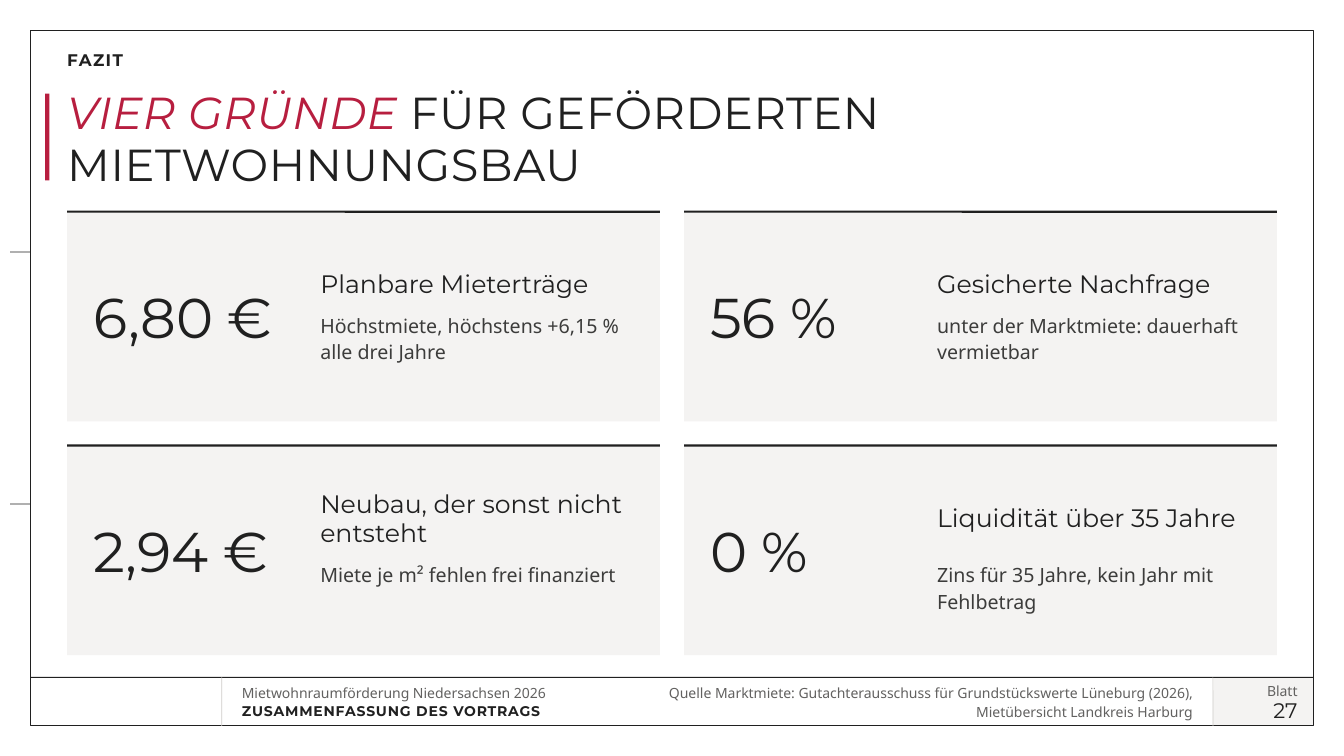
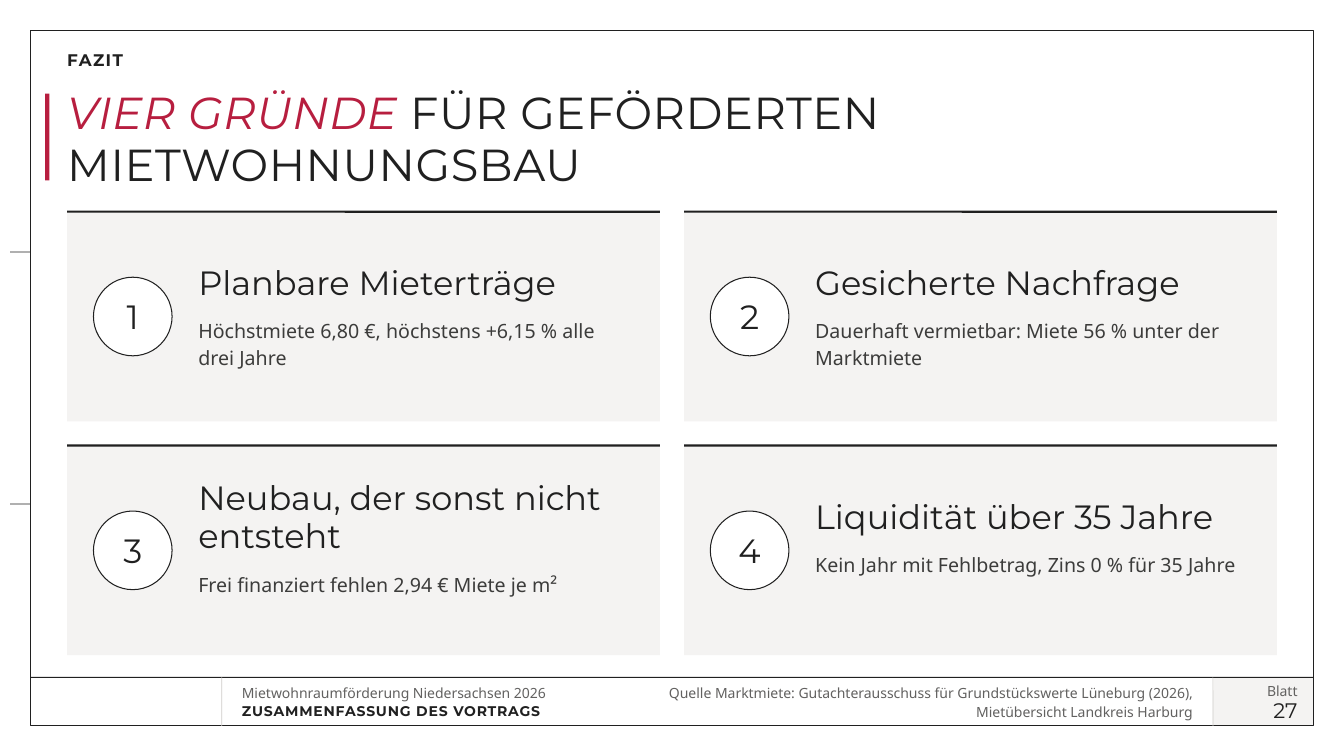
Before and after one commit to vgedaschko/NBank, a slide deck: slide 27 of praesentation/dist/PGN-Mietwohnraumfoerderung-Niedersachsen-2026-Vortrag.pptx. Drawn at 1344x756 pixels with LibreOffice and Linux fonts; fonts in the diff are those of the drawing; background and template pictures are left out. Boxes give left, top, right and bottom in pixels: in the first picture for what was removed or moved away, otherwise in the second. Text is boxed around its words. In the diff, an @@ line names an element or a change of style, - is before the commit and + after.

```diff
--- a/praesentation/dist/PGN-Mietwohnraumfoerderung-Niedersachsen-2026-Vortrag.pptx
+++ b/praesentation/dist/PGN-Mietwohnraumfoerderung-Niedersachsen-2026-Vortrag.pptx
@@ text "Planbare Mieterträge": place and size @@
-text "Planbare Mieterträge" at bbox=[320, 274, 588, 298]
+text "Planbare Mieterträge" at bbox=[198, 270, 556, 302]
@@ text "Gesicherte Nachfrage": place and size @@
-text "Gesicherte Nachfrage" at bbox=[937, 274, 1210, 298]
+text "Gesicherte Nachfrage" at bbox=[815, 270, 1180, 302]
@@ text removed at bbox=[93, 298, 213, 346] @@
-6,80 €
@@ ellipse added at bbox=[94, 277, 172, 356], fill #FFFFFF, outline #202020 0.75 pt, 24 pt, text #202020 @@
+1
@@ text removed at bbox=[710, 298, 776, 339] @@
-56 %
@@ ellipse added at bbox=[711, 277, 789, 356], fill #FFFFFF, outline #202020 0.75 pt, 24 pt, text #202020 @@
+2
@@ text at bbox=[198, 323, 594, 369]: text changed @@
-Höchstmiete, höchstens +6,15 % alle drei Jahre
+Höchstmiete 6,80 €, höchstens +6,15 % alle drei Jahre
@@ text at bbox=[815, 323, 1219, 365]: text changed @@
-unter der Marktmiete: dauerhaft vermietbar
+Dauerhaft vermietbar: Miete 56 % unter der Marktmiete
@@ text "Neubau, der sonst nicht entsteht": place and size @@
-text "Neubau, der sonst nicht entsteht" at bbox=[320, 494, 622, 542]
+text "Neubau, der sonst nicht entsteht" at bbox=[198, 485, 601, 548]
@@ size 18 to 24 pt in 4 elements at bbox=[198, 485, 601, 548], bbox=[198, 270, 556, 302], bbox=[815, 270, 1180, 302], bbox=[815, 504, 1214, 536] @@
@@ text "Liquidität über 35 Jahre": place and size @@
-text "Liquidität über 35 Jahre" at bbox=[937, 508, 1236, 532]
+text "Liquidität über 35 Jahre" at bbox=[815, 504, 1214, 536]
@@ text removed at bbox=[93, 532, 208, 580] @@
-2,94 €
@@ ellipse added at bbox=[94, 511, 172, 590], fill #FFFFFF, outline #202020 0.75 pt, 24 pt, text #202020 @@
+3
@@ text removed at bbox=[710, 532, 747, 573] @@
-0 %
@@ ellipse added at bbox=[711, 511, 789, 590], fill #FFFFFF, outline #202020 0.75 pt, 24 pt, text #202020 @@
+4
@@ text at bbox=[815, 557, 1235, 577]: text changed @@
-Zins für 35 Jahre, kein Jahr mit Fehlbetrag
+Kein Jahr mit Fehlbetrag, Zins 0 % für 35 Jahre
@@ text at bbox=[198, 575, 557, 597]: text changed @@
-Miete je m² fehlen frei finanziert
+Frei finanziert fehlen 2,94 € Miete je m²
```
Also in this commit, not shown: 18 other slides changed, 1 slide removed, 26 other files.
